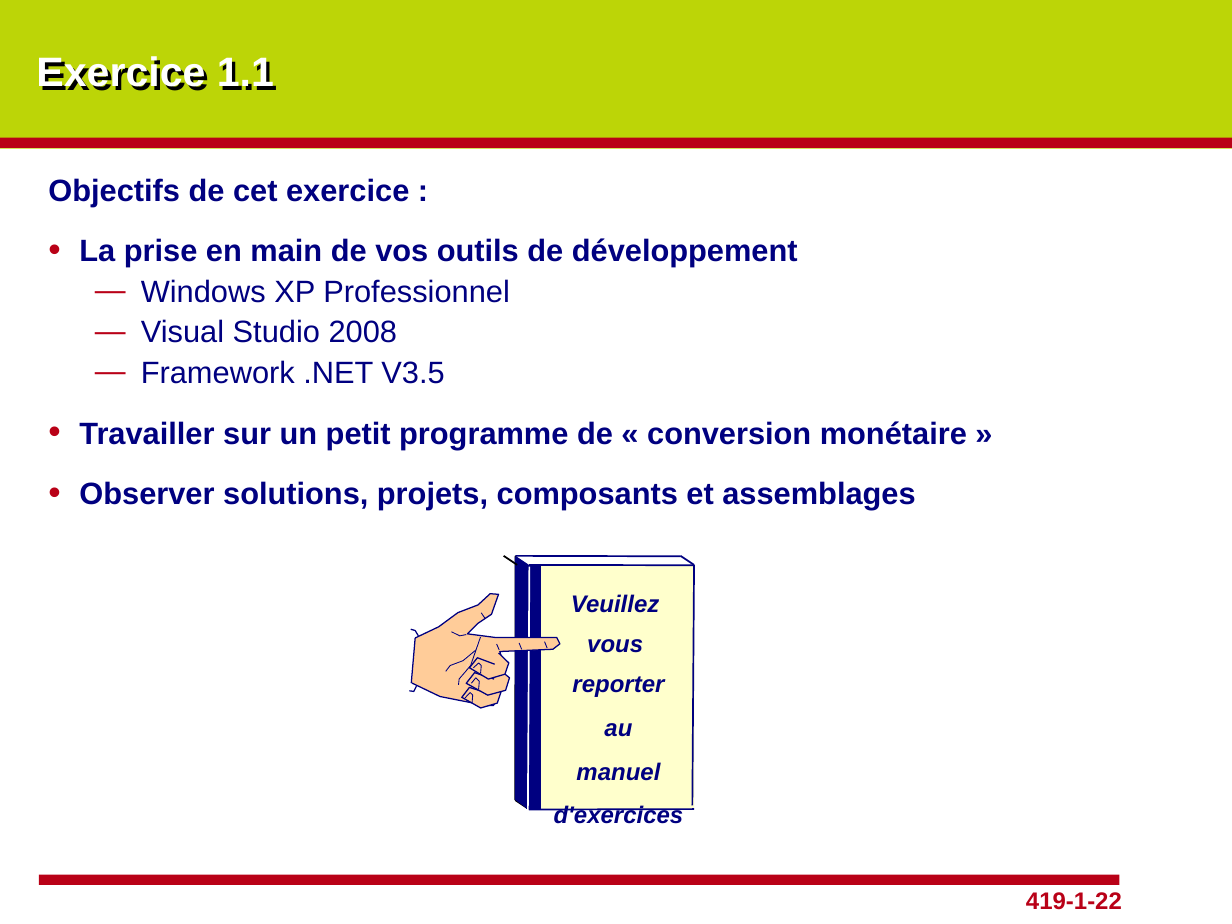
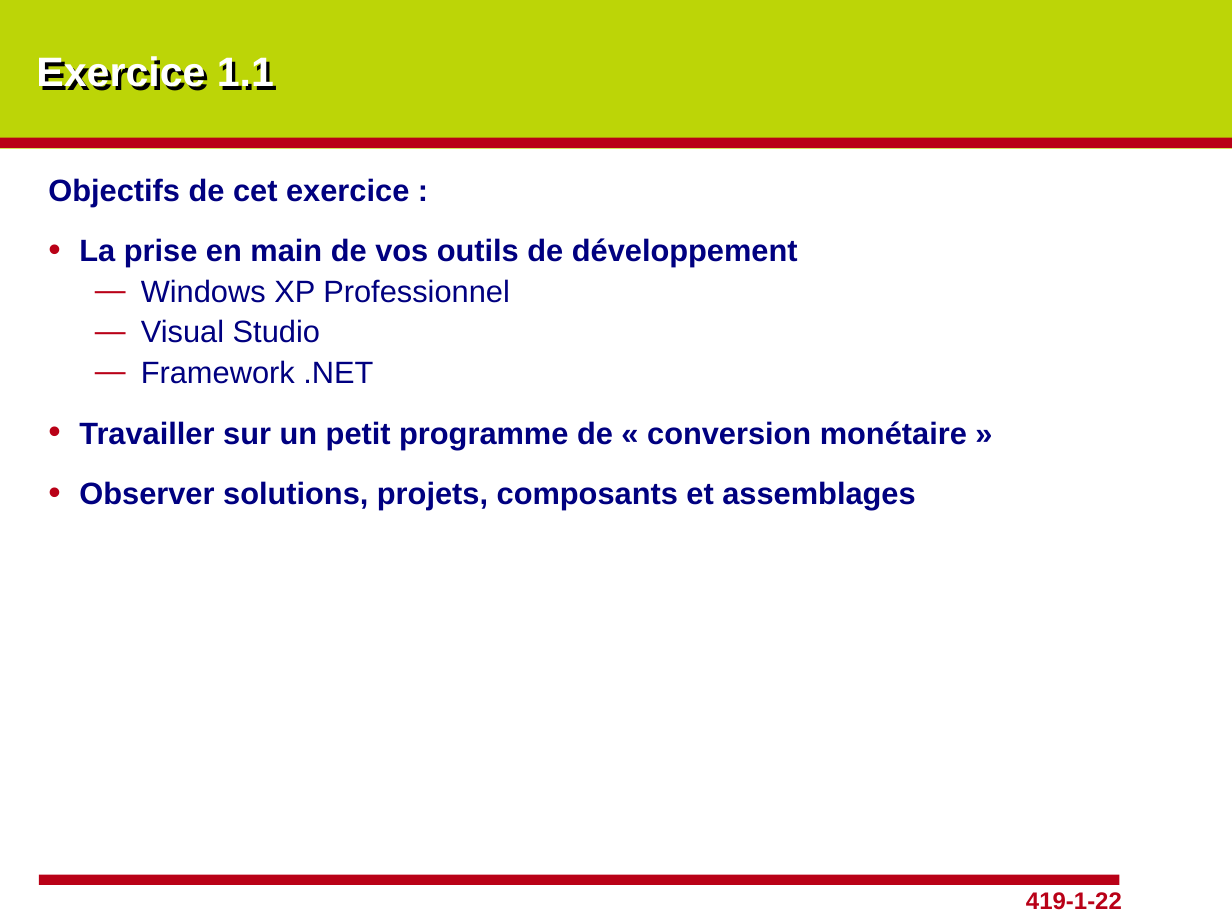
Before and after one commit to cyrilvincent/FormationNET, a slide deck: slide 22 of ppt/419-Ch01.pptx. Drawn at 1232x924 pixels with LibreOffice and Linux fonts; fonts in the diff are those of the drawing; background and template pictures are left out. Boxes give left, top, right and bottom in pixels: in the first picture for what was removed or moved away, otherwise in the second. Text is boxed around its words. In the diff, an @@ line names an element or a change of style, - is before the commit and + after.

Commit message:
ATP

```diff
--- a/ppt/419-Ch01.pptx
+++ b/ppt/419-Ch01.pptx
@@ text at (141, 319, 373, 384): text changed @@
-  — Visual Studio 2008
-  — Framework .NET V3.5
+  — Visual Studio
+  — Framework .NET
@@ group removed at (409, 556, 694, 850): 26 freeform shapes, 15 lines, 2 rectangles, 1 text @@
-Veuillez vous
-reporter
-au
-manuel
-d'exercices
```
